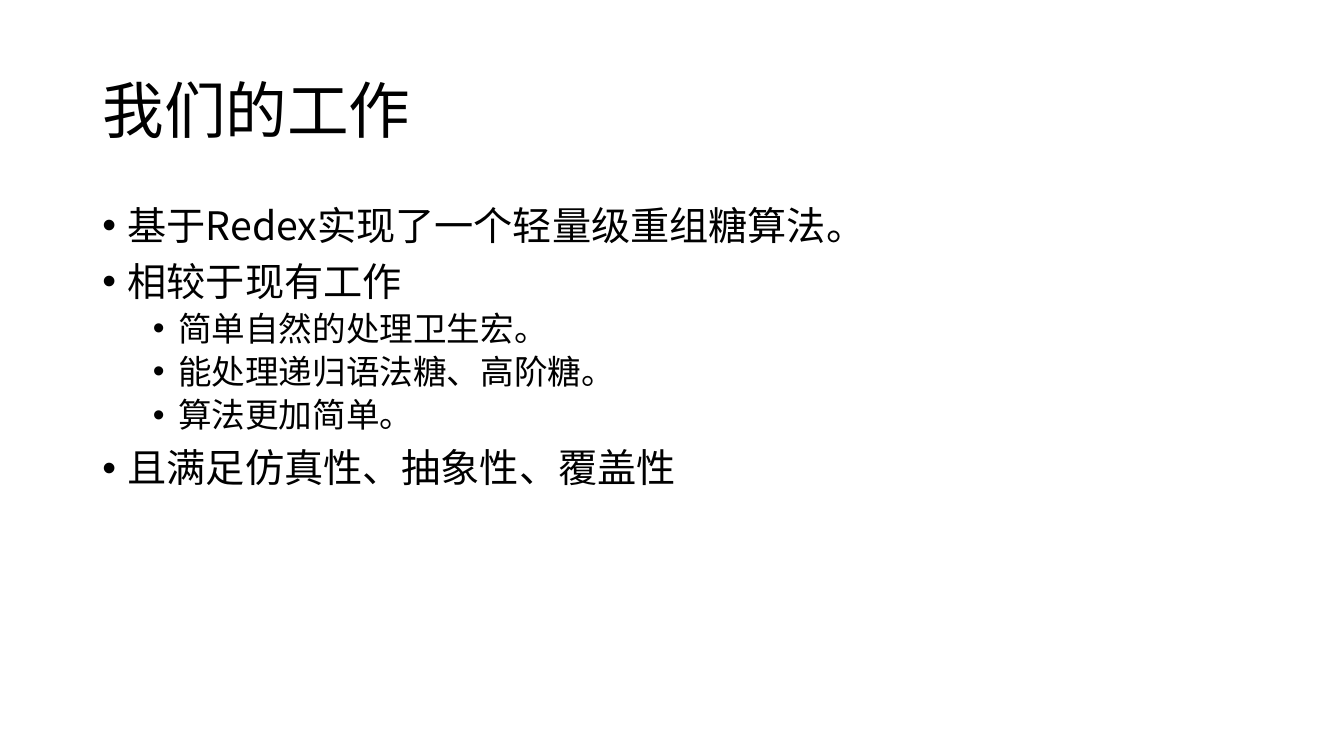
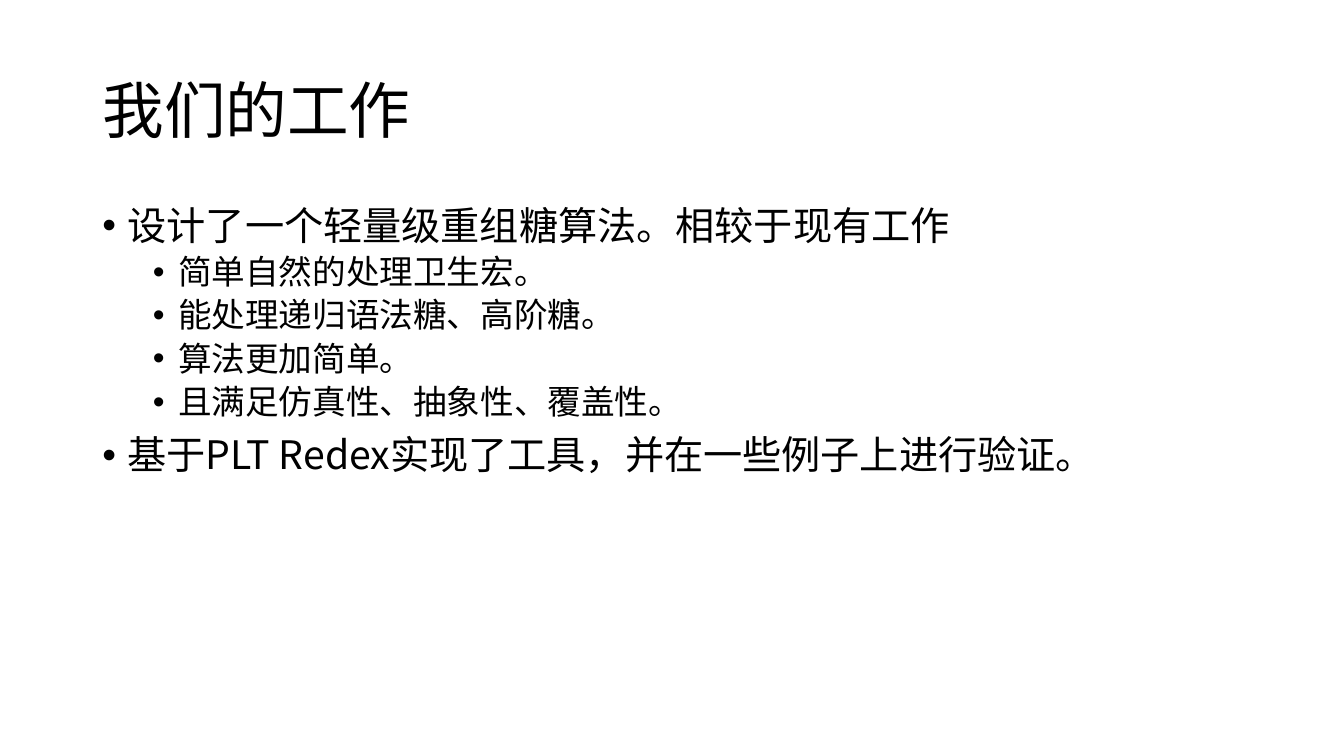
Before and after one commit to yangdinglou/Lightweight-Resugaring-using-PLT-Redex, a slide deck: slide 14 of PPT/毕业论文答辩.pptx (slide 13 before the commit). Drawn at 1344x756 pixels with LibreOffice and Linux fonts; fonts in the diff are those of the drawing. Boxes give left, top, right and bottom in pixels: in the first picture for what was removed or moved away, otherwise in the second. Text is boxed around its words. In the diff, an @@ line names an element or a change of style, - is before the commit and + after.

```diff
--- a/PPT/毕业论文答辩.pptx
+++ b/PPT/毕业论文答辩.pptx
@@ text at box(128, 207, 950, 243): text changed @@
-• 基于Redex实现了一个轻量级重组糖算法。
-• 相较于现有工作
+• 设计了一个轻量级重组糖算法。相较于现有工作
@@ text at box(128, 385, 1095, 473): text changed @@
-• 且满足仿真性、抽象性、覆盖性
+  • 且满足仿真性、抽象性、覆盖性。
+• 基于PLT Redex实现了工具，并在一些例子上进行验证。
```
Also in this commit, not shown: 3 other slides changed, 2 slides added, 1 slide removed, 30 other files.
